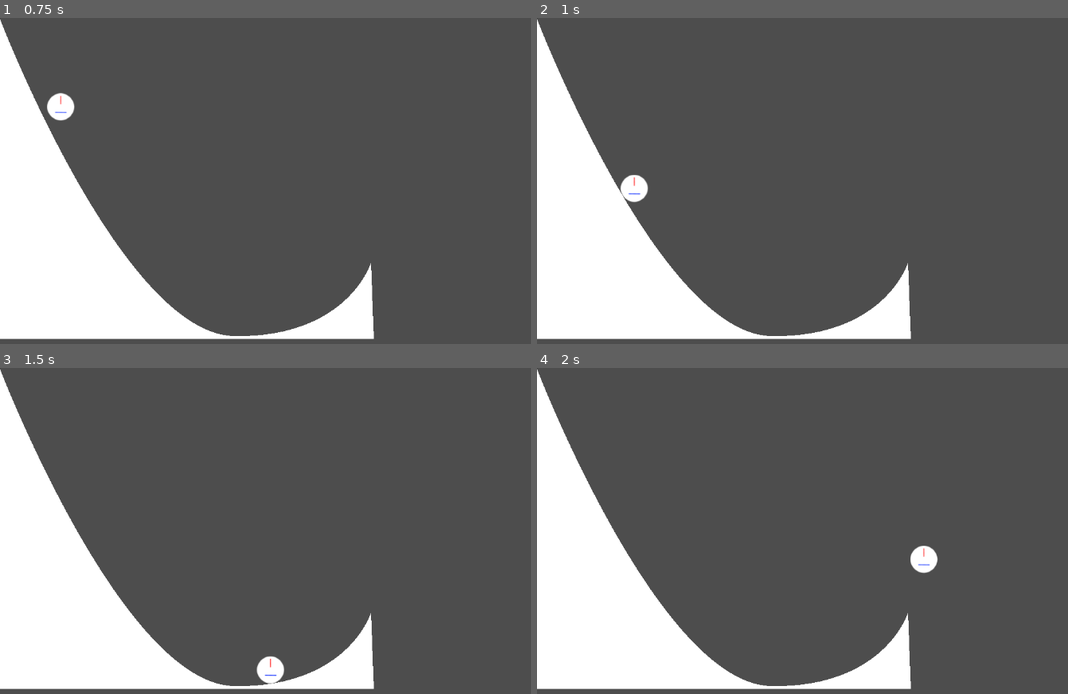
Above: before the commit, frames 1-4 (two rows, left to right).
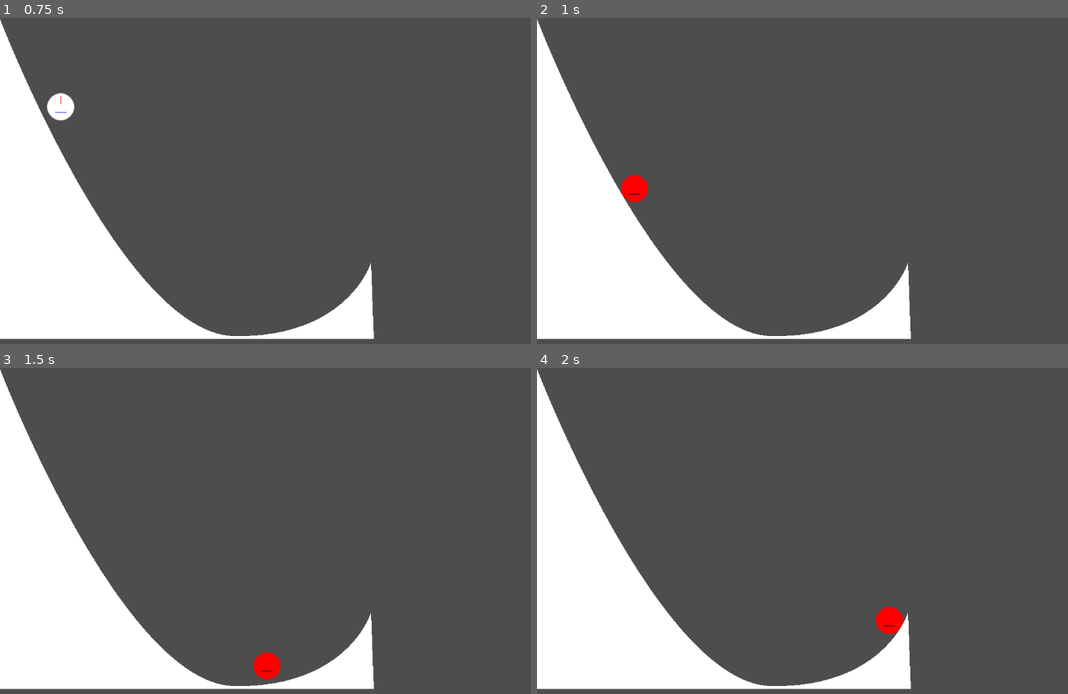
Above: after the commit, the same moments.

Repository: LettucePie/gwj-62-harvest
Game: Godot game, scene res://levels/stage.tscn
The game is run twice, just before and just after one commit, with the same random seed, the same clock (stepped at 60 frames per second) and the same inputs.
Inputs:
- Up to frame 1 (0.75 s): tap Enter (ui_accept) at 0.5 s; hold Up (ui_up) from 0.53 s (still down)
- Up to frame 2 (1 s): keep holding Up (ui_up); tap Enter (ui_accept) at 0.77 s
- Up to frame 3 (1.5 s): release Up (ui_up) at 1.28 s; hold Down (ui_down) from 1.28 s (still down)
- Up to frame 4 (2 s): keep holding Down (ui_down); tap Enter (ui_accept) at 1.52 s

Frame 1 is identical in both runs. In frame 2, 0.4% of the frame differs, in the area x 15-21%, y 48-57%; in frame 3, 0.4%; in frame 4, 0.7%, in the area x 63-76%, y 54-82%.

Commit message:
Using a ray to detect the slope and apply central force... medium success

Diff:
--- a/gameplay/player.gd
+++ b/gameplay/player.gd
@@ -12,11 +12,20 @@
 
 # Called every frame. 'delta' is the elapsed time since the previous frame.
 func _physics_process(delta):
-	if sticky_ramp != null and sticky:
-		ramp_step = sticky_ramp.return_next_step(self.position, ramp_step[2])
-		if ramp_step[0]:
-			print("Pressing against ramp")
-			apply_central_force(ramp_step[1] * 500)
+	modulate = Color.WHITE
+	if sticky and $ray.is_colliding():
+		if $ray.get_collider().is_in_group("ramp"):
+			var point = $ray.get_collision_point()
+			if point.y > position.y:
+				print(point.y, " | ", position.y)
+				point.y = lerp(point.y, position.y, 0.5)
+				modulate = Color.RED
+				apply_central_force(self.position.direction_to(point) * 100)
+#	if sticky_ramp != null and sticky:
+#		ramp_step = sticky_ramp.return_next_step(self.position, ramp_step[2])
+#		if ramp_step[0]:
+#			print("Pressing against ramp")
+#			apply_central_force(ramp_step[1] * 500)
 	if Input.is_action_pressed("ui_accept"):
 		apply_torque(20000.0)
 	else:
--- a/gameplay/player.tscn
+++ b/gameplay/player.tscn
@@ -13,6 +13,7 @@
 contact_monitor = true
 lock_rotation = true
 script = ExtResource("1_ln4ra")
+sticky = true
 
 [node name="CollisionShape2D" type="CollisionShape2D" parent="."]
 shape = SubResource("CircleShape2D_x2wkc")
@@ -20,4 +21,8 @@
 [node name="Sprite2D" type="Sprite2D" parent="CollisionShape2D"]
 texture = ExtResource("1_ndund")
 
+[node name="ray" type="RayCast2D" parent="."]
+position = Vector2(25, 0)
+target_position = Vector2(0, 100)
+
 [connection signal="body_entered" from="." to="." method="_on_body_entered"]
